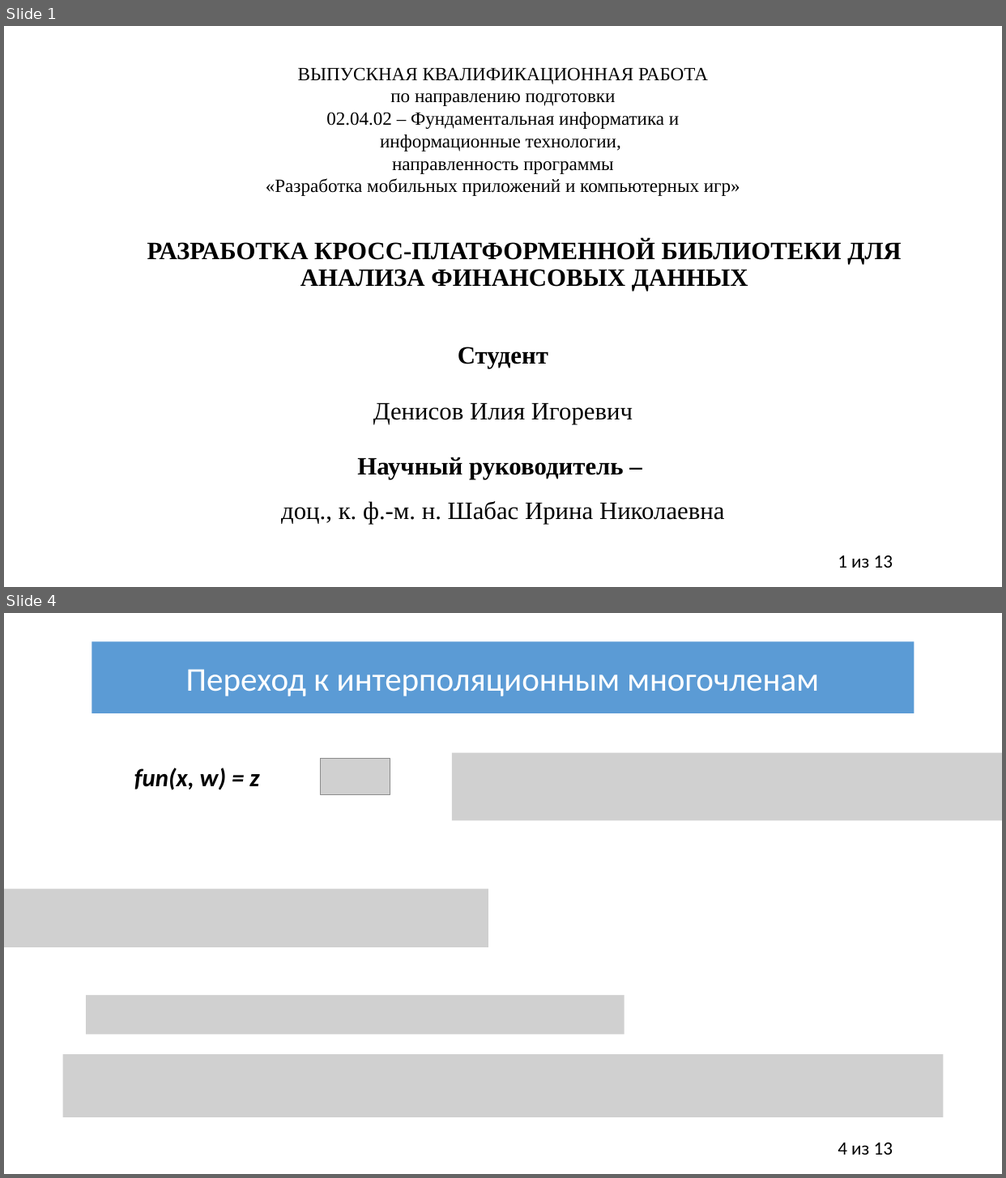
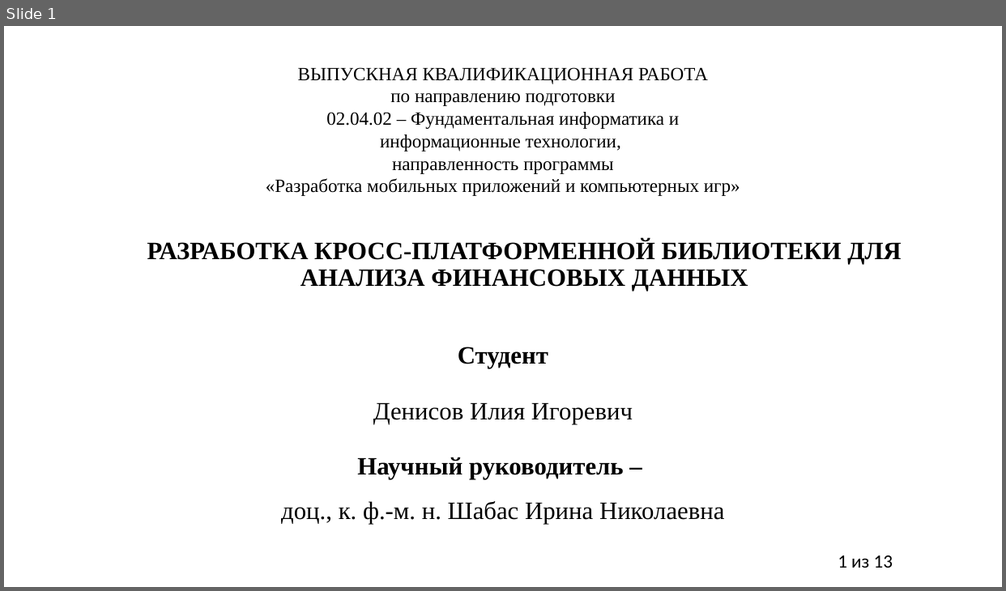
Before and after one commit to IliiaDenisov/masters-thesis, a slide deck: Презентация диплома.pptx. Shown one above the other, each under a label of ours: slides 1 and 4 before the commit, slide 1 after it; the slides between them are not shown. The pictures are 1006x1178 and 1006x591 pixels, drawn with LibreOffice and Linux fonts; fonts in the diff are those of the drawing; grey boxes stand for pictures. Boxes give left, top, right and bottom in pixels: in the first picture for what was removed or moved away, otherwise in the second. Text is boxed around its words. In the diff, an @@ line names an element or a change of style, - is before the commit and + after.

```diff
--- a/Презентация диплома.pptx
+++ b/Презентация диплома.pptx
@@ slide 4 removed at (4,613,1002,1174), background #FFFFFF; not listed: 1 template element that a slide beside it also shows @@
@@ rectangle removed at (91,641,914,713) @@
-Переход к интерполяционным многочленам
@@ picture removed at (321,758,390,794) @@
@@ picture removed at (452,753,1002,821) @@
@@ text removed at (134,768,259,790) @@
-fun(x, w) = z
@@ picture removed at (4,889,488,948) @@
@@ picture removed at (87,995,624,1035) @@
@@ picture removed at (63,1054,944,1118) @@
```
Also in this commit, not shown: 1 slide changed, 5 slides added, 10 other slides removed.
